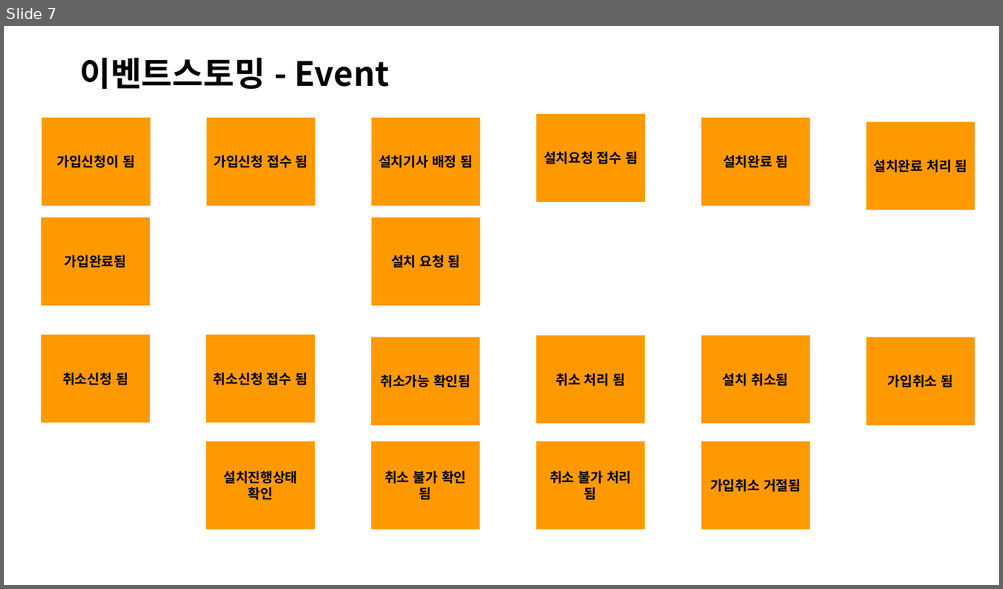
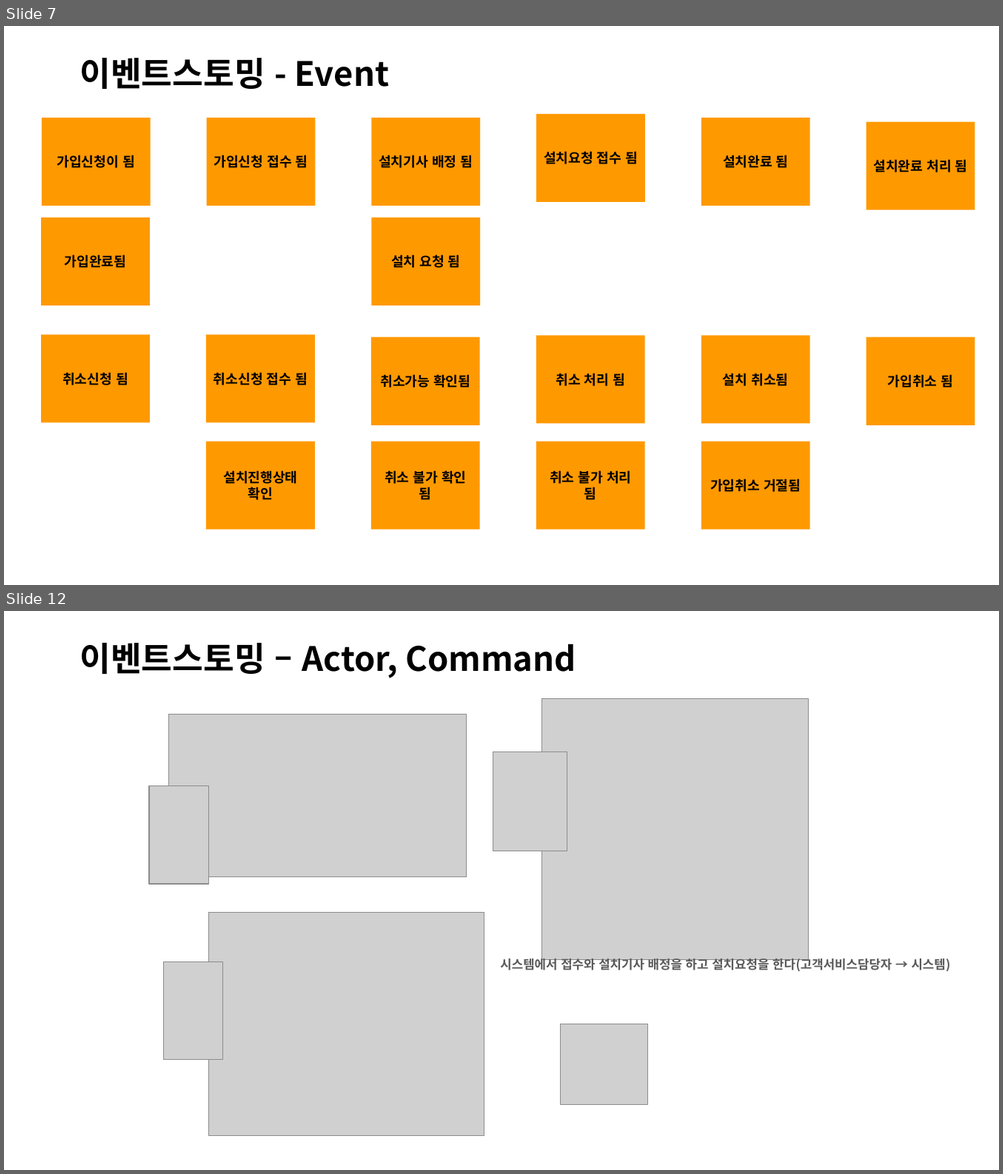
Before and after one commit to jisujin/ipTVShopProject, a slide deck: 실습프로젝트설계_ipTVShopProject.pptx. Shown one above the other, each under a label of ours: slide 7 before the commit, slides 7 and 12 after it; the slides between them are not shown. The pictures are 1003x589 and 1003x1174 pixels, drawn with LibreOffice and Linux fonts; fonts in the diff are those of the drawing; grey boxes stand for pictures. Boxes give left, top, right and bottom in pixels: in the first picture for what was removed or moved away, otherwise in the second. Text is boxed around its words. In the diff, an @@ line names an element or a change of style, - is before the commit and + after.

```diff
--- a/실습프로젝트설계_ipTVShopProject.pptx
+++ b/실습프로젝트설계_ipTVShopProject.pptx
@@ slide 12 added at (4, 611, 999, 1170), background #FFFFFF @@
@@ title added at (79, 643, 576, 678), 32.4 pt, text #000000, bold @@
+이벤트스토밍 – Actor, Command
@@ group added at (149, 699, 808, 1136): 7 pictures @@
@@ text added at (500, 957, 950, 973), 12 pt, text #595959, bold @@
+시스템에서 접수와 설치기사 배정을 하고 설치요청을 한다(고객서비스담당자 → 시스템)
```
Also in this commit, not shown: 5 slides changed, 7 other slides added.
